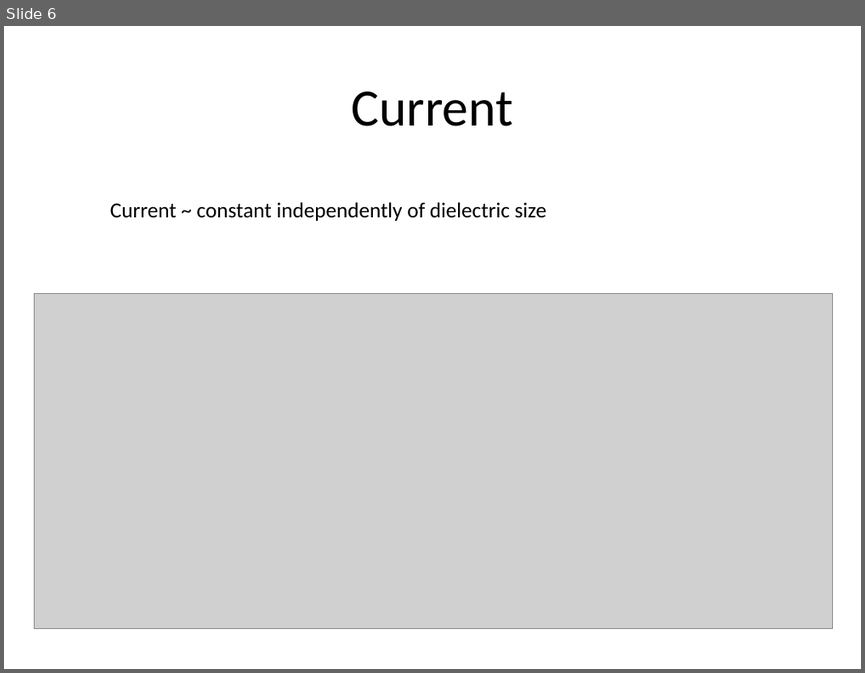
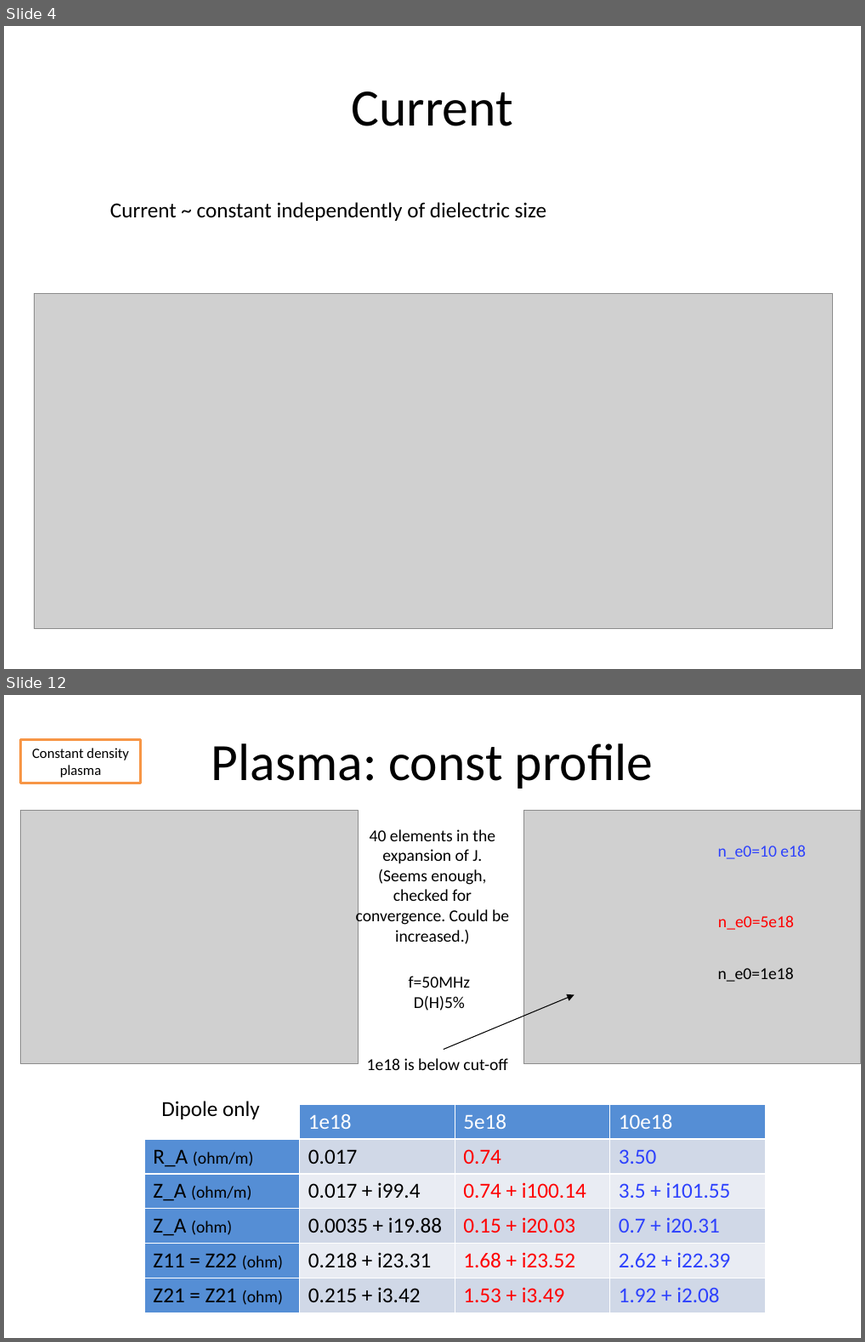
Before and after one commit to jhillairet/SOFT2018_Cold_Plasma_Modeling, a slide deck: Test Configurations/Results.pptx. Shown one above the other, each under a label of ours: slide 6 before the commit, slides 4 and 12 after it; the slides between them are not shown. The pictures are 865x673 and 865x1342 pixels, drawn with LibreOffice and Linux fonts; fonts in the diff are those of the drawing; grey boxes stand for pictures. Boxes give left, top, right and bottom in pixels: in the first picture for what was removed or moved away, otherwise in the second. Text is boxed around its words. In the diff, an @@ line names an element or a change of style, - is before the commit and + after.

```diff
--- a/Test Configurations/Results.pptx
+++ b/Test Configurations/Results.pptx
@@ slide 12 added at [4,695,861,1338], background #FFFFFF @@
@@ rectangle added at [21,739,141,783], fill #FFFFFF, outline #F79646 2 pt, 12 pt, text #000000 @@
+Constant density plasma
@@ title added at [211,743,653,789], 44 pt, text #000000 @@
+Plasma: const profile
@@ picture added at [21,811,358,1063] @@
@@ picture added at [523,811,861,1063] @@
@@ text added at [356,829,509,944], 14 pt, text #000000 @@
+40 elements in the expansion of J.
+(Seems enough, checked for convergence. Could be increased.)
@@ text added at [718,845,806,859], 14 pt, text #2D41FD @@
+n_e0=10 e18
@@ text added at [718,915,794,930], 14 pt, text #FF0000 @@
+n_e0=5e18
@@ text added at [718,967,794,981], 14 pt, text #000000 @@
+n_e0=1e18
@@ text added at [409,975,470,1010], 14 pt, text #000000 @@
+f=50MHz
+D(H)5%
@@ arrow added from (443, 1049) to (574, 995), #000000 0.75 pt @@
@@ text added at [367,1058,507,1070], 14 pt, text #000000 @@
+1e18 is below cut-off
@@ text added at [161,1100,260,1119], 18 pt, text #000000 @@
+Dipole only
@@ table added at [144,1104,765,1312], 6 rows, 4 columns @@
+ | 1e18 | 5e18 | 10e18
+R_A (ohm/m) | 0.017 | 0.74 | 3.50
+Z_A (ohm/m) | 0.017 + i99.4 | 0.74 + i100.14 | 3.5 + i101.55
+Z_A (ohm) | 0.0035 + i19.88 | 0.15 + i20.03 | 0.7 + i20.31
+Z11 = Z22 (ohm) | 0.218 + i23.31 | 1.68 + i23.52 | 2.62 + i22.39
+Z21 = Z21 (ohm) | 0.215 + i3.42 | 1.53 + i3.49 | 1.92 + i2.08
@@ what was slide 6 is now slide 4 @@
```
Also in this commit, not shown: 11 other slides added, 14 slides removed.
